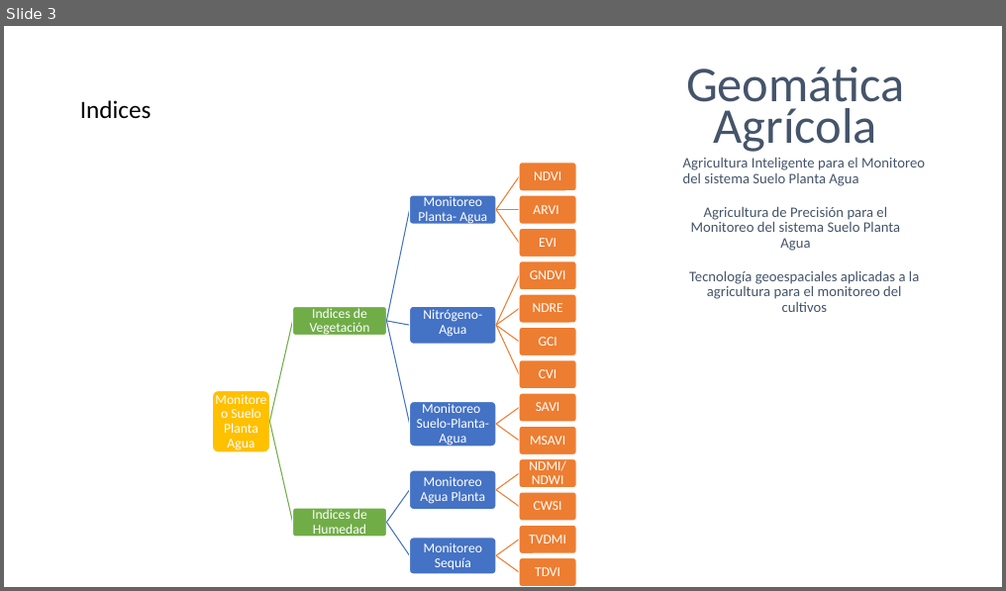
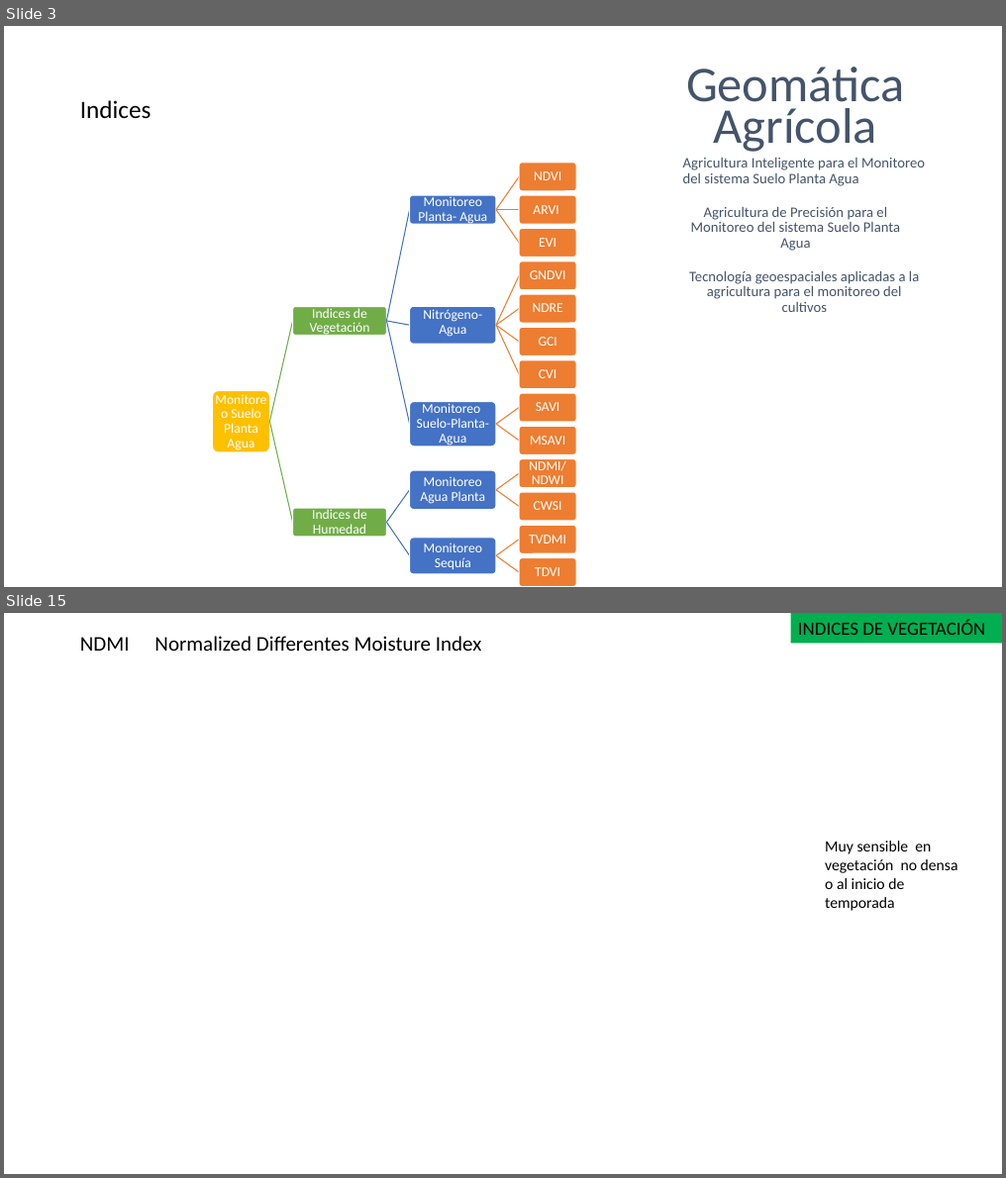
Before and after one commit to Sud-Austral/DATA-AGRO, a slide deck: Diseño/Chile/Geomática Agrícola_app.pptx. Shown one above the other, each under a label of ours: slide 3 before the commit, slides 3 and 15 after it; the slides between them are not shown. The pictures are 1006x591 and 1006x1178 pixels, drawn with LibreOffice and Linux fonts; fonts in the diff are those of the drawing; grey boxes stand for pictures. Boxes give left, top, right and bottom in pixels: in the first picture for what was removed or moved away, otherwise in the second. Text is boxed around its words. In the diff, an @@ line names an element or a change of style, - is before the commit and + after.

```diff
--- a/Diseño/Chile/Geomática Agrícola_app.pptx
+++ b/Diseño/Chile/Geomática Agrícola_app.pptx
@@ slide 15 added at (x1=4, y1=613, x2=1002, y2=1174), background #FFFFFF @@
@@ title added at (x1=80, y1=636, x2=482, y2=651), 20 pt, text #000000 @@
+NDMI Normalized Differentes Moisture Index
@@ rectangle added at (x1=791, y1=613, x2=1002, y2=643), fill #00B050, 18 pt, text #000000 @@
+INDICES DE VEGETACIÓN
@@ text added at (x1=825, y1=841, x2=958, y2=911), 15 pt, text #000000 @@
+Muy sensible en vegetación no densa o al inicio de temporada
```
Also in this commit, not shown: 4 slides changed, 11 other slides added, 2 slides removed, 5 other files.
